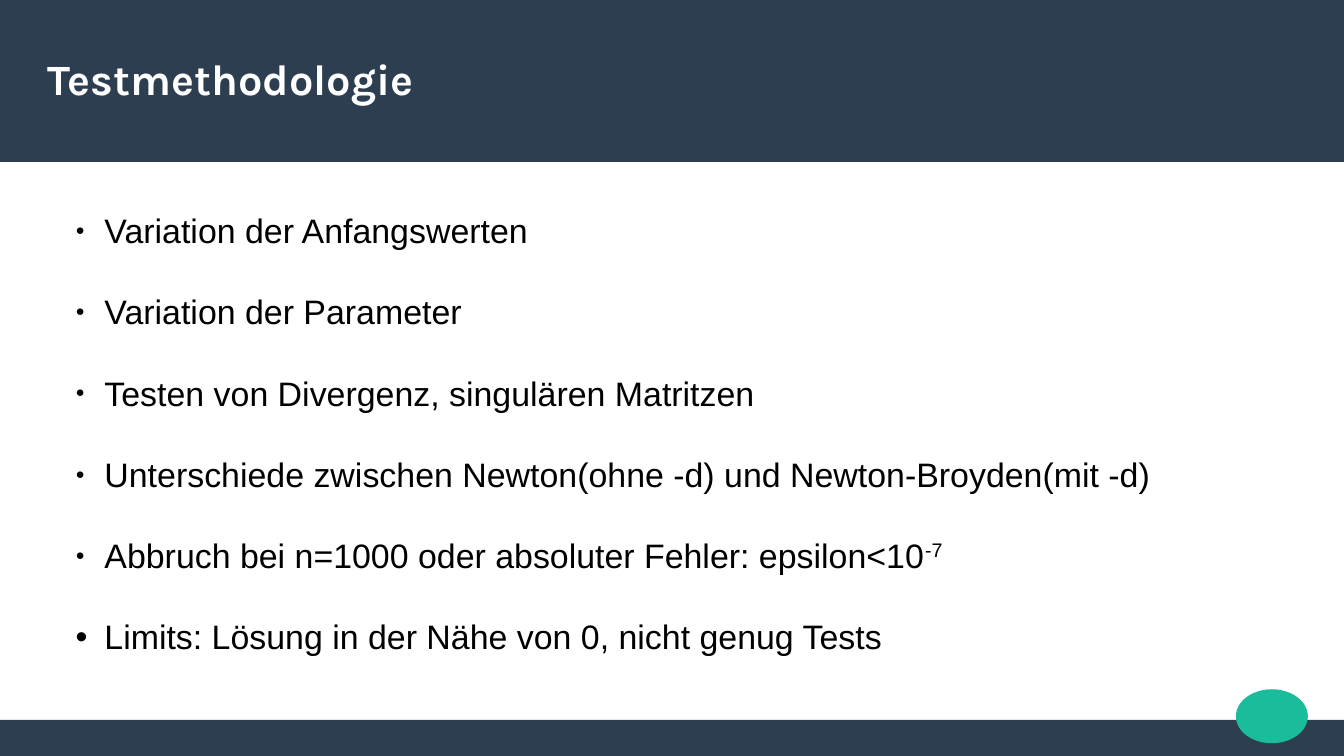
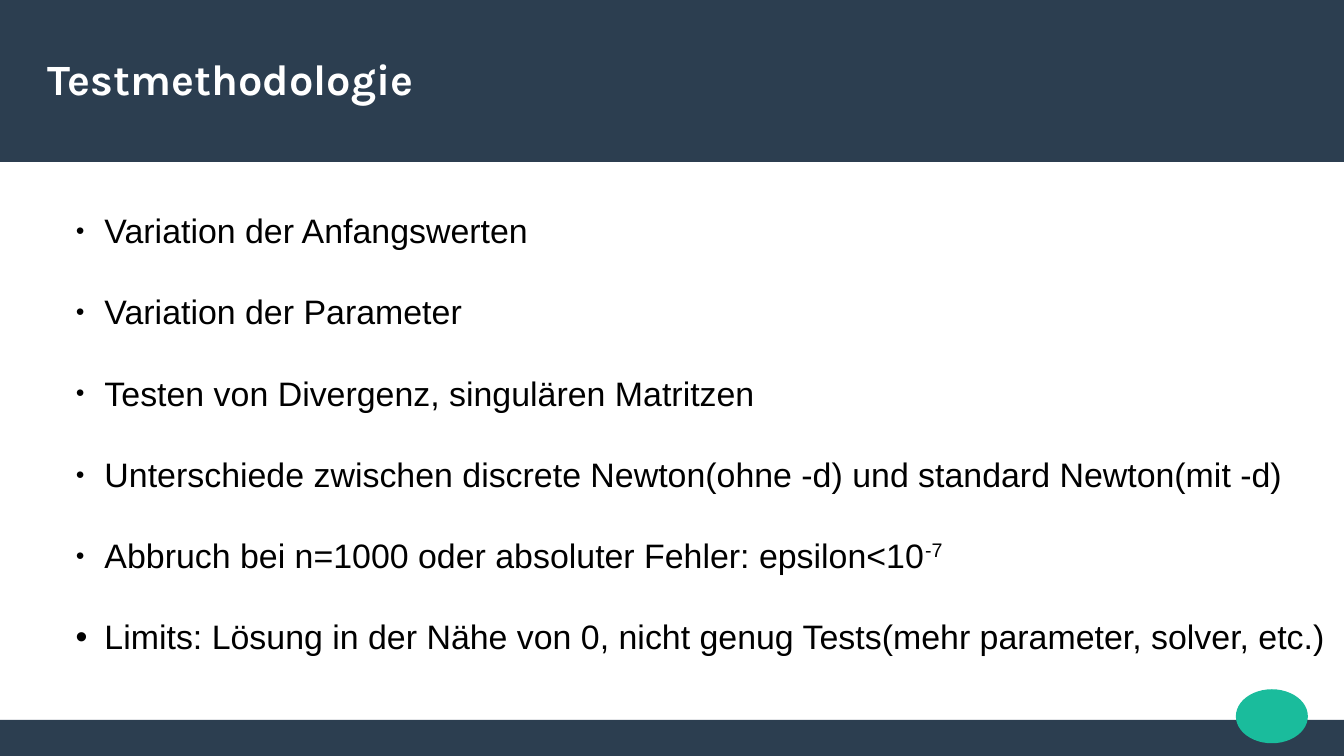
Before and after one commit to braineniac/multidim_root_find, a slide deck: slide 4 of pres/presentation.odp. Drawn at 1344x756 pixels with LibreOffice and Linux fonts; fonts in the diff are those of the drawing. Boxes give left, top, right and bottom in pixels: in the first picture for what was removed or moved away, otherwise in the second. Text is boxed around its words. In the diff, an @@ line names an element or a change of style, - is before the commit and + after.

Commit message:
Fixed inaccuracies

```diff
--- a/pres/presentation.odp
+++ b/pres/presentation.odp
@@ text at bbox=[104, 462, 1281, 494]: text changed @@
-● Unterschiede zwischen Newton(ohne -d) und Newton-Broyden(mit -d)
+● Unterschiede zwischen discrete Newton(ohne -d) und standard Newton(mit -d)
@@ text at bbox=[104, 624, 1324, 656]: text changed @@
-• Limits: Lösung in der Nähe von 0, nicht genug Tests
+• Limits: Lösung in der Nähe von 0, nicht genug Tests(mehr parameter, solver, etc.)
```
